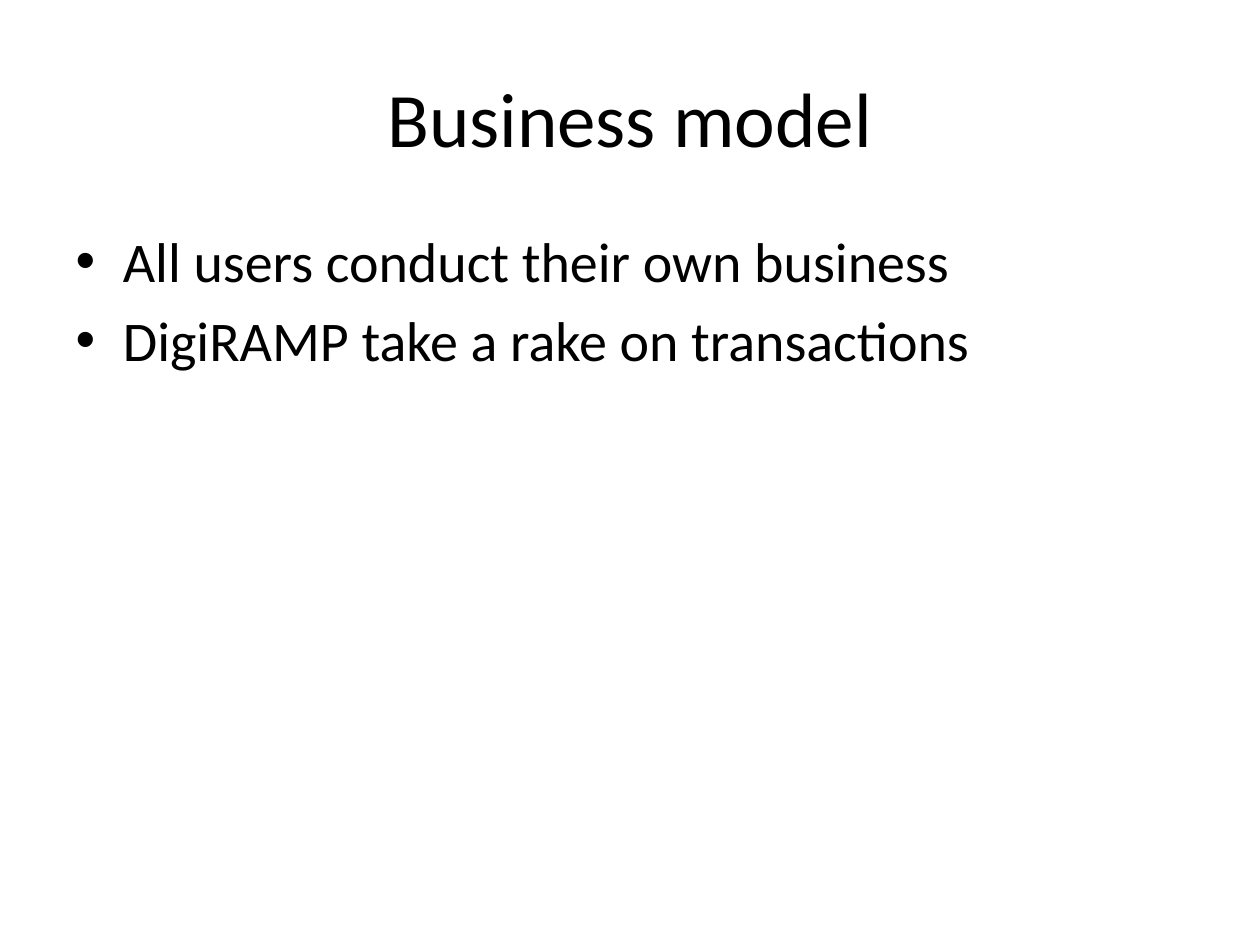
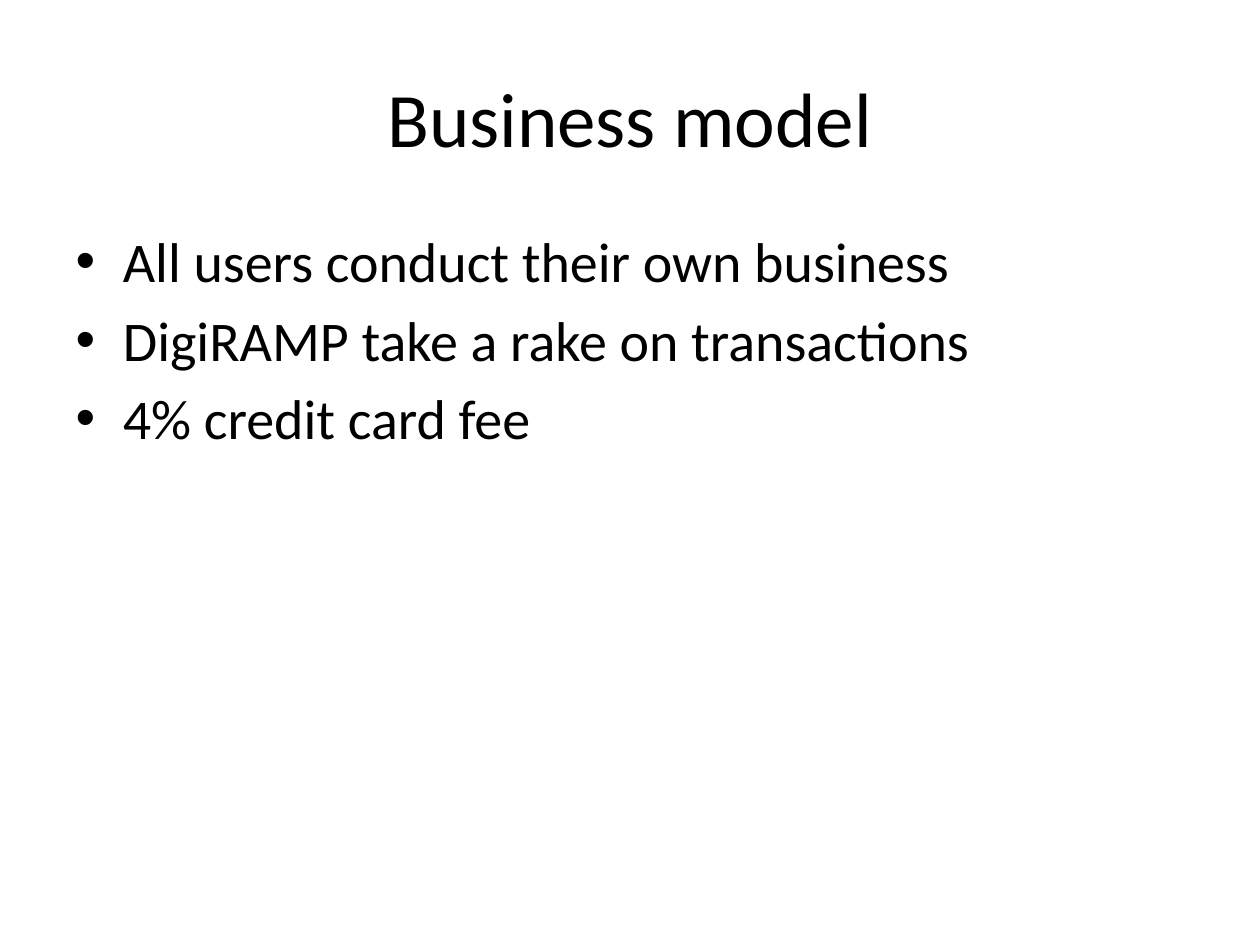
Before and after one commit to maxgronlund/digiramp, a slide deck: slide 9 of documents/strategy/digiramp.pptx. Drawn at 1260x945 pixels with LibreOffice and Linux fonts; fonts in the diff are those of the drawing. Boxes give left, top, right and bottom in pixels: in the first picture for what was removed or moved away, otherwise in the second. Text is boxed around its words. In the diff, an @@ line names an element or a change of style, - is before the commit and + after.

```diff
--- a/documents/strategy/digiramp.pptx
+++ b/documents/strategy/digiramp.pptx
@@ text at (x1=123, y1=400, x2=530, y2=440): paragraph added @@
+• 4% credit card fee
```
Also in this commit, not shown: 27 other files.
